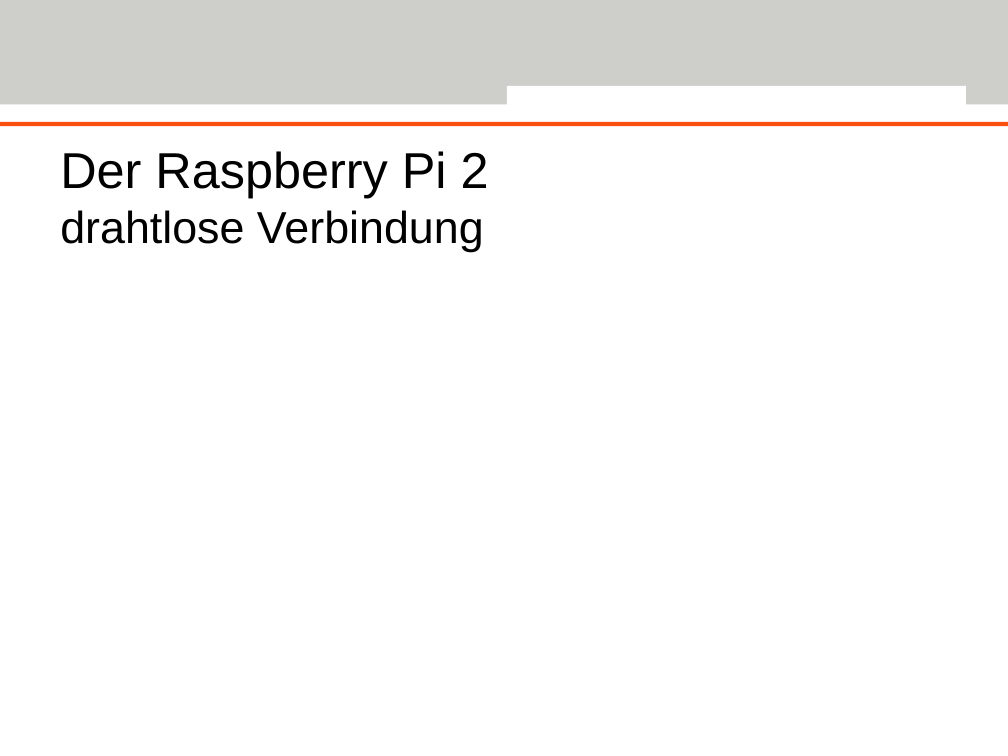
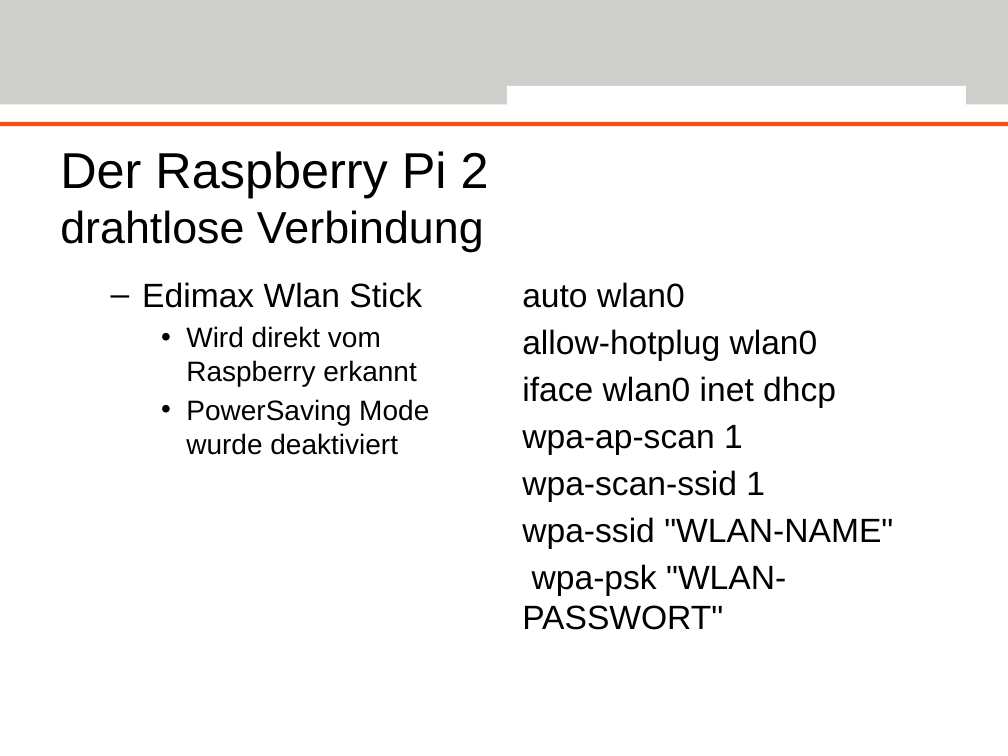
Before and after one commit to Deltachi/Tally_Teamproject, a slide deck: slide 9 of documents/presentation/TallyFinal.pptx (slide 8 before the commit). Drawn at 1008x756 pixels with LibreOffice and Linux fonts; fonts in the diff are those of the drawing; background and template pictures are left out. Boxes give left, top, right and bottom in pixels: in the first picture for what was removed or moved away, otherwise in the second. Text is boxed around its words. In the diff, an @@ line names an element or a change of style, - is before the commit and + after.

```diff
--- a/documents/presentation/TallyFinal.pptx
+++ b/documents/presentation/TallyFinal.pptx
@@ text added at [142,282,429,455], 20 pt, text #000000 @@
+  – Edimax Wlan Stick
+    • Wird direkt vom Raspberry erkannt
+    • PowerSaving Mode wurde deaktiviert
@@ text added at [522,282,893,630], 24 pt, text #000000 @@
+auto wlan0
+allow-hotplug wlan0
+iface wlan0 inet dhcp
+wpa-ap-scan 1
+wpa-scan-ssid 1
+wpa-ssid "WLAN-NAME"
+wpa-psk "WLAN-PASSWORT"
```
Also in this commit, not shown: 6 other slides changed, 3 slides added, 1 other file.
